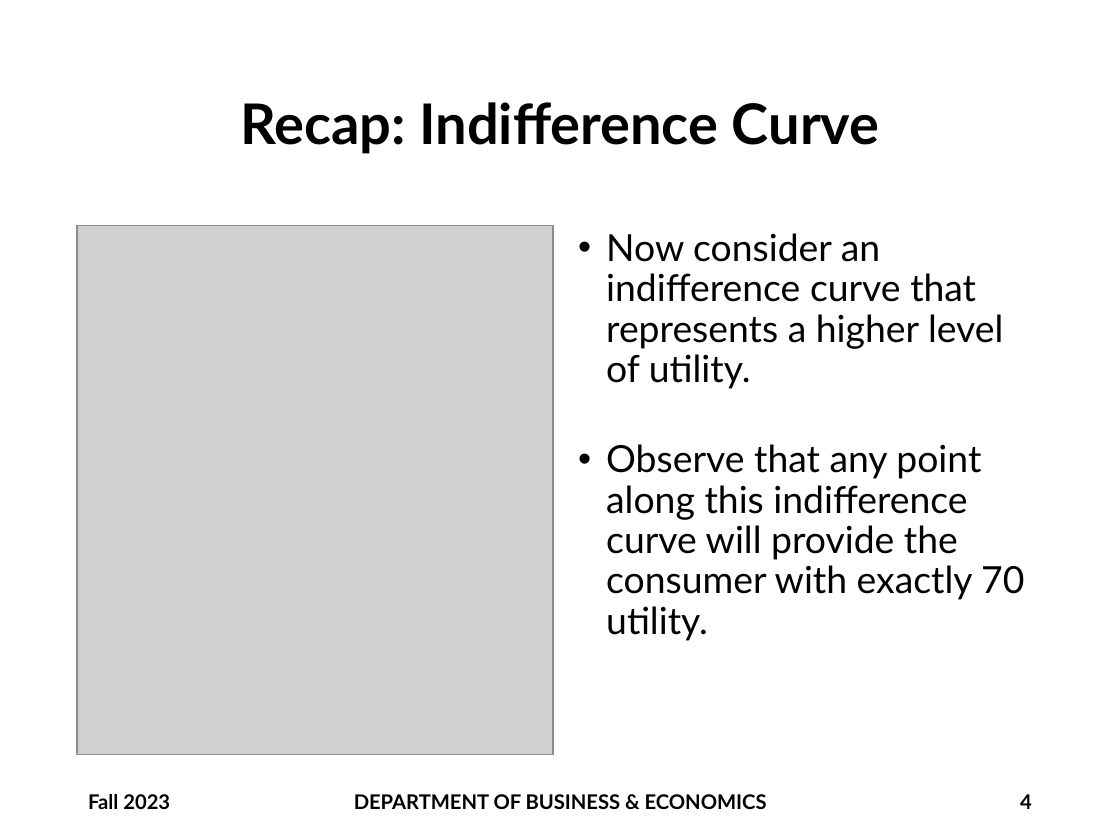
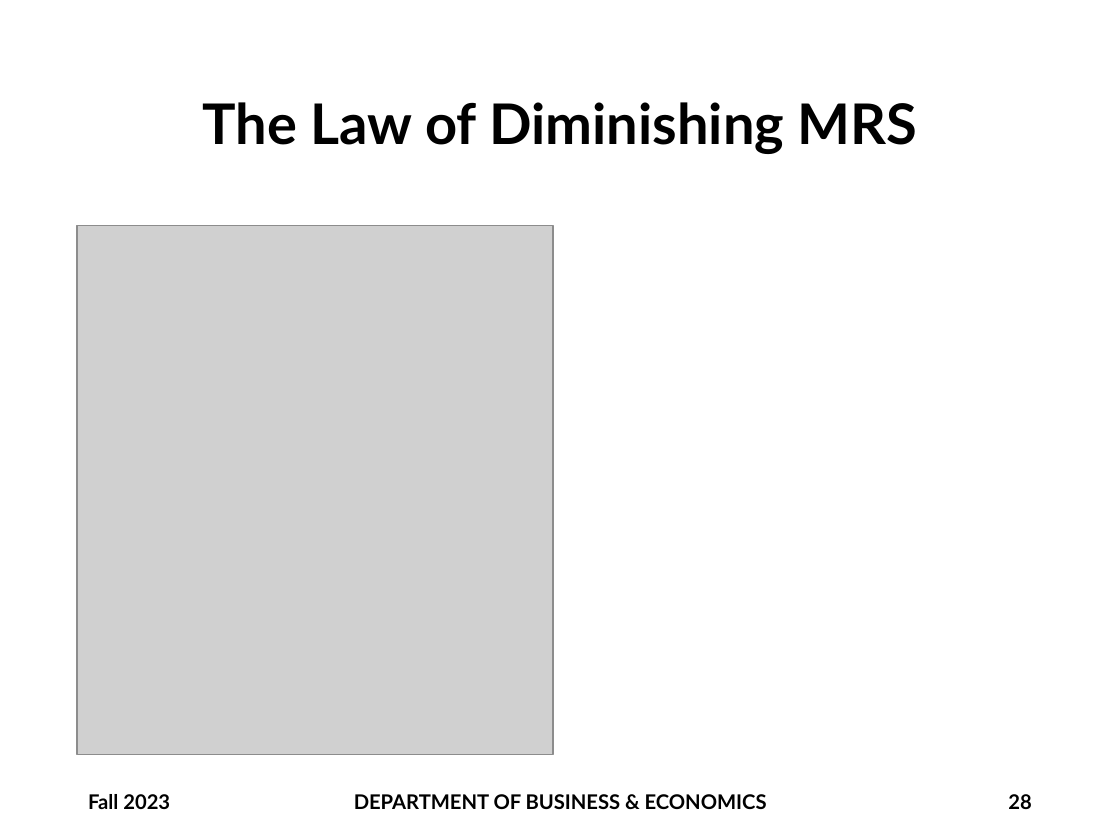
Before and after one commit to brianhwpark/brianhwpark.github.io, a slide deck: slide 28 of files/teaching-resources/monmouthcollege-econ-300/ECON300-LEC11.pptx (slide 4 before the commit). Drawn at 1120x840 pixels with LibreOffice and Linux fonts; fonts in the diff are those of the drawing; grey boxes stand for pictures; background and template pictures are left out. Boxes give left, top, right and bottom in pixels: in the first picture for what was removed or moved away, otherwise in the second. Text is boxed around its words. In the diff, an @@ line names an element or a change of style, - is before the commit and + after.

```diff
--- a/files/teaching-resources/monmouthcollege-econ-300/ECON300-LEC11.pptx
+++ b/files/teaching-resources/monmouthcollege-econ-300/ECON300-LEC11.pptx
@@ title at box(202, 102, 918, 154): text changed @@
-Recap: Indifference Curve
+The Law of Diminishing MRS
@@ text removed at box(606, 233, 1024, 641) @@
-• Now consider an indifference curve that represents a higher level of utility.
-• Observe that any point along this indifference curve will provide the consumer with exactly 70 utility.
@@ page number at box(1008, 794, 1031, 809): text changed @@
-4
+28
```
Also in this commit, not shown: 20 other slides changed, 20 slides added, 3 other files.
